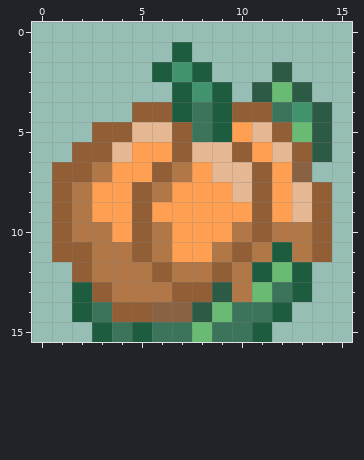
Edited in one commit: pixel-art sprite (Assets/GameResources/Plants/pumpkin_4.png). The first picture shows the starting point.
The file is 16x16 pixels. Colours within 5 levels of each other are drawn and written as one.
After the commit:
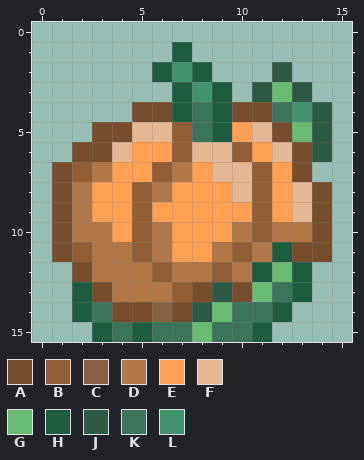
Palette (. is transparent): A #774d2c  B #925e35  C #896243  D #b17747  E #ff9f51  F #e5b792  G #69ba72  H #1e5c40  J #2c5a45  K #3b745a  L #42946f
Difference:
The edit turns colour B into colour A in row 4 at x 5 to 6 and 10 to 11; in row 5 at x 3 to 4 and 12; in row 6 at x 2 to 3 and 13; in row 7 at x 1; in rows 8 to 11 at x 1 and 14; in row 12 at x 2.
The edit turns colour B into colour A in row 13 at x 3 and 8; in row 14 at x 4 to 5.
The edit turns colour C into colour A in row 7 at x 13; in row 14 at x 7.
The edit turns colour D into colour A in row 11 at x 13; in row 13 at x 10.
Changed places in both pictures, as pixel boxes (x1, y1, x2, y2):
changed: (52, 102, 332, 322)
